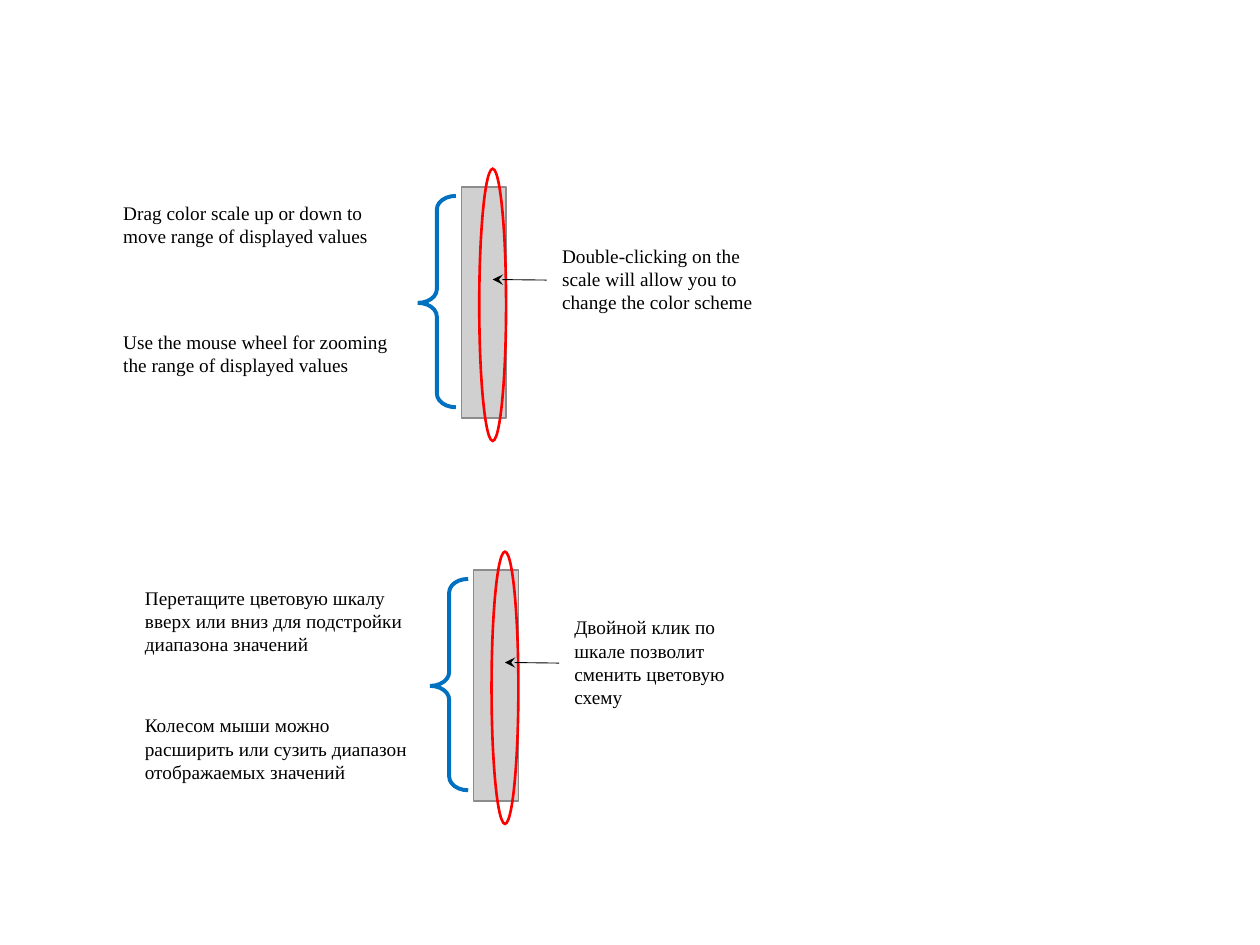
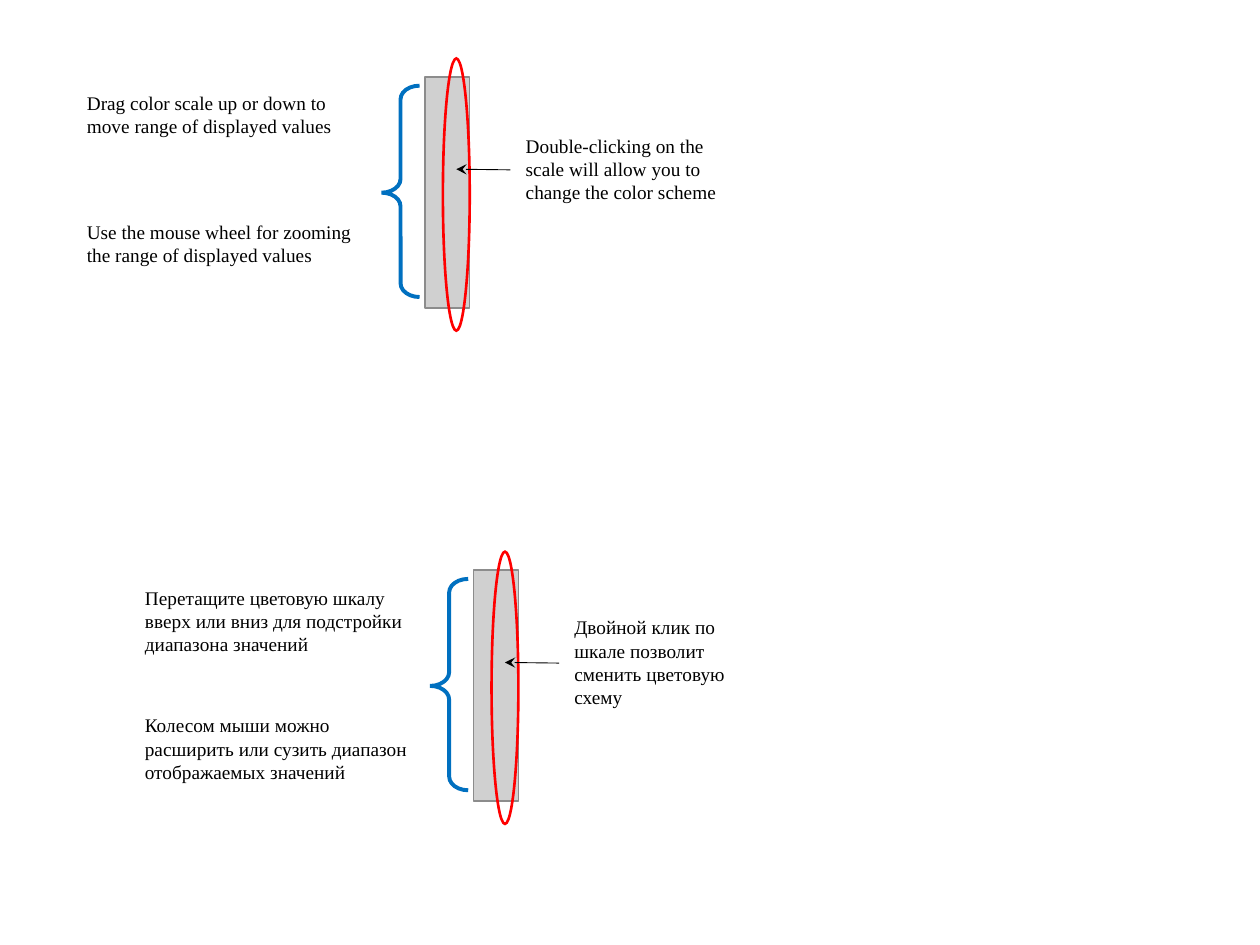
Before and after one commit to svech/Multifitting, a slide deck: slide 21 of manual/Pictures 2.0.pptx. Drawn at 1260x945 pixels with LibreOffice and Linux fonts; fonts in the diff are those of the drawing; grey boxes stand for pictures. Boxes give left, top, right and bottom in pixels: in the first picture for what was removed or moved away, otherwise in the second. Text is boxed around its words. In the diff, an @@ line names an element or a change of style, - is before the commit and + after.

```diff
--- a/manual/Pictures 2.0.pptx
+++ b/manual/Pictures 2.0.pptx
@@ 3 texts, 1 picture, 1 left brace, 1 ellipse, 1 arrow: place and size @@
-3 texts, 1 picture, 1 left brace, 1 ellipse, 1 arrow at [123,169,752,441]
+3 texts, 1 picture, 1 left brace, 1 ellipse, 1 arrow at [87,58,716,330]
```
Also in this commit, not shown: 1 other slide changed, 2 other files.
